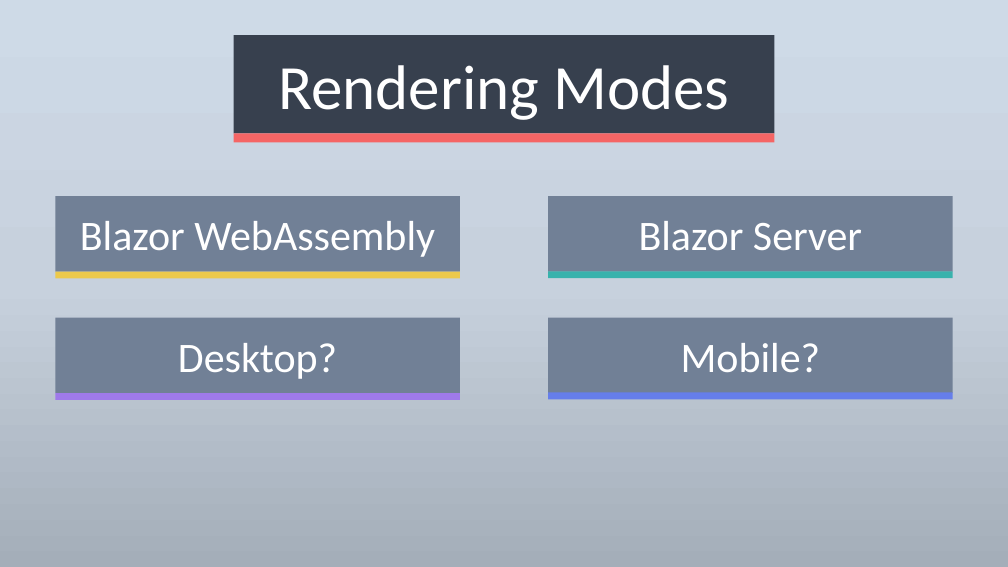
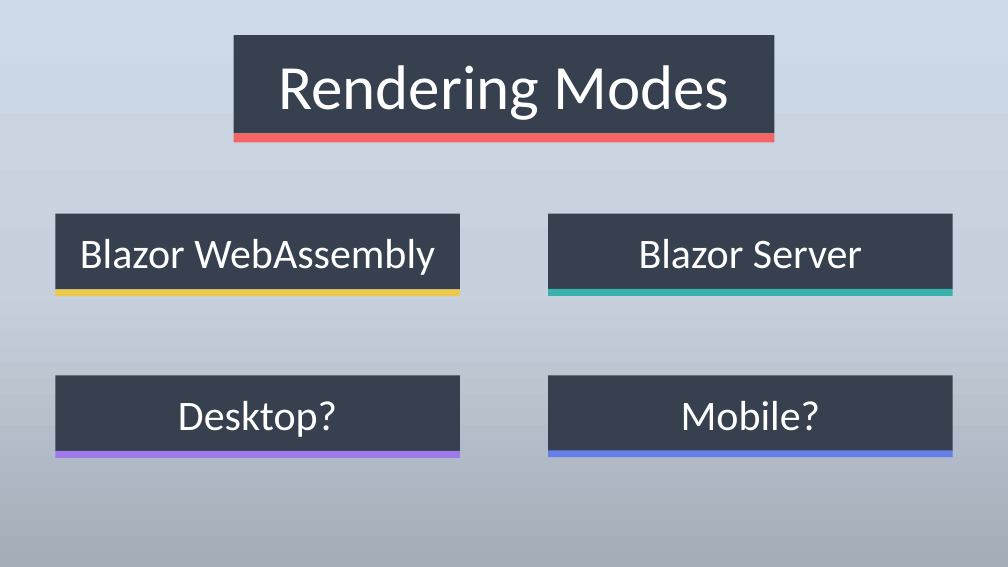
Before and after one commit to CharlesRea/blazor-presentation, a slide deck: slide 14 of Blazor.pptm (slide 13 before the commit). Drawn at 1008x567 pixels with LibreOffice and Linux fonts; fonts in the diff are those of the drawing. Boxes give left, top, right and bottom in pixels: in the first picture for what was removed or moved away, otherwise in the second. Text is boxed around its words. In the diff, an @@ line names an element or a change of style, - is before the commit and + after.

```diff
--- a/Blazor.pptm
+++ b/Blazor.pptm
@@ 2 rounded rectangles, 2 rectangles: place and size @@
-2 rounded rectangles, 2 rectangles at <box>55,196,953,278</box>
+2 rounded rectangles, 2 rectangles at <box>55,214,953,296</box>
@@ fill #718096 to #37404E in 4 elements at <box>55,214,460,290</box>, <box>548,214,953,290</box>, <box>55,376,460,451</box>, <box>548,376,953,451</box> @@
@@ 2 rounded rectangles, 2 rectangles: place and size @@
-2 rounded rectangles, 2 rectangles at <box>55,318,953,400</box>
+2 rounded rectangles, 2 rectangles at <box>55,376,953,458</box>
```
Also in this commit, not shown: 5 other slides changed, 1 slide added, 1 slide removed, 1 other file.
